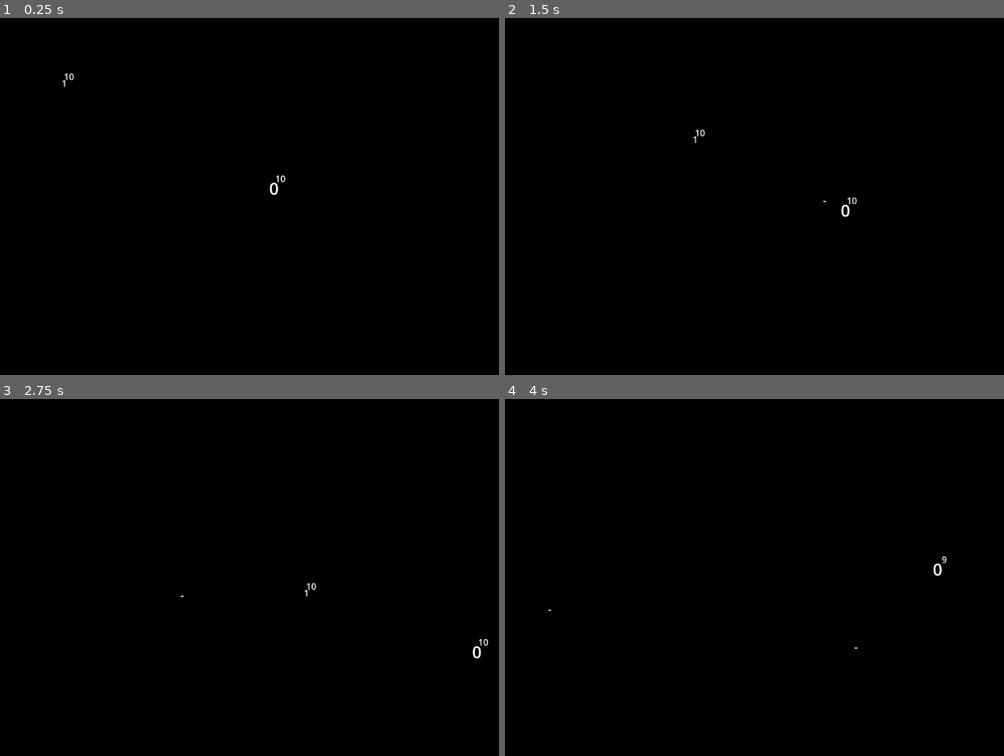
Above: before the commit, frames 1-4 (two rows, left to right).
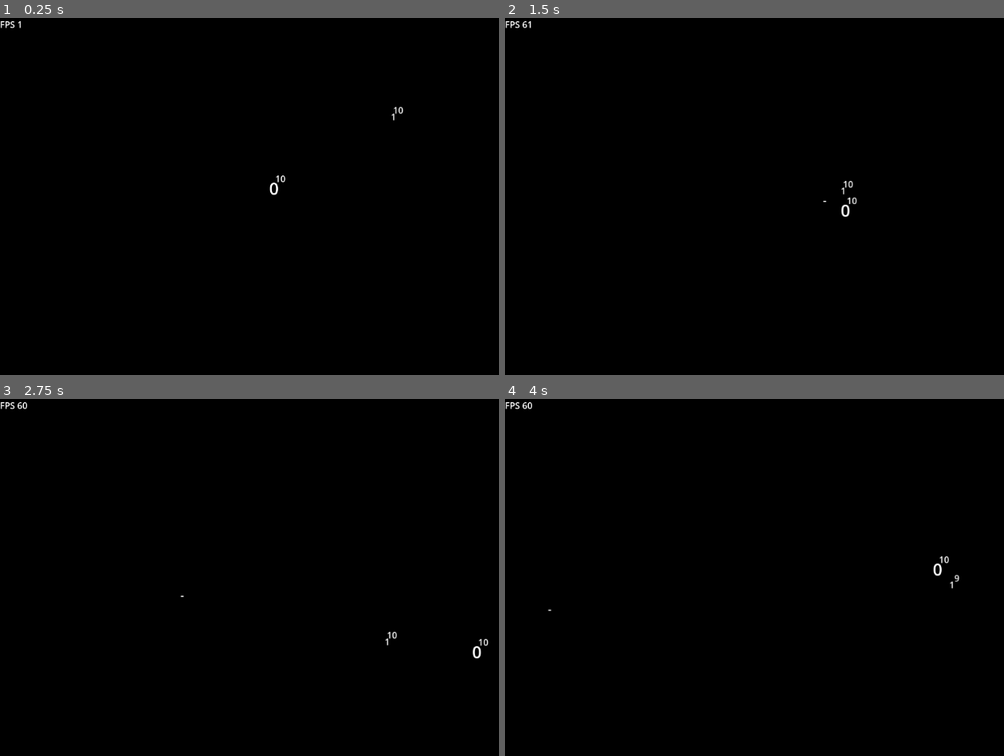
Above: after the commit, the same moments.

Repository: sentinelle28/game_jam_power
Game: Godot game, scene res://scene/gameplay_scene/gameplay_scene.tscn
Same seed, same stepped clock (60 frames per second), same inputs: the game is played once before the commit and once after it. The project has no main scene, so this scene is started directly.
Inputs (mouse positions are in pixels of both pictures, inside the frame that each line leads up to):
- Up to frame 1 (0.25 s): no input
- Up to frame 2 (1.5 s): move the mouse to (964, 178) at 0.52 s; hold Right (ui_right) 0.53-1.28 s; tap Shift (dash) at 0.6 s; move the mouse to (694, 214) at 1.27 s; hold Down (ui_down) from 1.28 s (still down); click (694, 214) at 1.35 s
- Up to frame 3 (2.75 s): move the mouse to (384, 498) at 2.02 s; release Down (ui_down) at 2.03 s; hold Right (ui_right) from 2.03 s (still down); tap Shift (dash) at 2.1 s
- Up to frame 4 (4 s): move the mouse to (789, 648) at 2.77 s; release Right (ui_right) at 2.78 s; hold Up (ui_up) 2.78-3.53 s; click (789, 648) at 2.85 s; move the mouse to (outside the picture) at 3.52 s; hold Left (ui_left) from 3.53 s (still down); tap Shift (dash) at 3.6 s

The runs differ from the first frame. In frame 1, 0.1% of the frame differs, in the area x 0-81%, y 0-29%; in frame 2, 0.1%; in frame 3, 0.1%, in the area x 0-80%, y 0-70%; in frame 4, 0.1%.

Commit message:
added bullet size

Diff:
--- a/autoload/player_stats/playerstats.gd
+++ b/autoload/player_stats/playerstats.gd
@@ -10,3 +10,4 @@
 var crit_change:int = 0
 var crit_damage:float = 2.0
 var shooting_cooldown:float = 0.5
+var bullet_size:int = 1
--- /dev/null
+++ b/autoload/xp/player_xp.gd
@@ -0,0 +1,4 @@
+extends Node
+
+
+var xp:int = 0
--- a/c_actor/enemy/first_enemy.tscn
+++ b/c_actor/enemy/first_enemy.tscn
@@ -9,6 +9,7 @@
 [node name="BaseEnemy" type="Area2D"]
 collision_layer = 2
 script = ExtResource("1_e4utm")
+speed = 150
 
 [node name="Label" type="Label" parent="."]
 offset_left = -20.0
--- a/c_actor/player/player.gd
+++ b/c_actor/player/player.gd
@@ -10,6 +10,8 @@
 @export var dash_mult:float = 2.0
 @export var dash_invicibility_frame:float = 0.5
 @export var dash_recovery:float = 1.0
+
+@export var bullet_size:int = 1
 
 #to add
 @export var crit_change:int = 0
--- a/component/base_actor/actor_class.gd
+++ b/component/base_actor/actor_class.gd
@@ -2,11 +2,12 @@
 
 class_name BaseActor
 @onready var health_component:HealthComponent = $HealthComponent
+@export_category("actor")
 @export var is_invicible:bool = false
 @export var speed:int = 200
-var current_acceleration:float = 1.0
 @export var max_acceleration:float = 1.0
 
+var current_acceleration:float = 1.0
 func _take_damage(damage:int )->void:
 	if not is_invicible:
 		health_component._take_damage(damage)
--- a/component/bullet_creator/bullet_creator.gd
+++ b/component/bullet_creator/bullet_creator.gd
@@ -3,9 +3,11 @@
 class_name BulletCreator
 @export var bullet_ref:PackedScene
 @export var radius:int = 10
+@onready var bullet_size:int = get_parent().bullet_size
 
 func _shoot(direction:Vector2)->void:
 	var new_child:Bullet = bullet_ref.instantiate()
 	StockerRef.get_bullet_stocker().add_child(new_child)
 	new_child.global_position = global_position + radius*direction
 	new_child._set_direction(direction)
+	new_child.scale *= bullet_size
--- a/component/enemy/base_enemy.gd
+++ b/component/enemy/base_enemy.gd
@@ -1,8 +1,10 @@
 extends BaseActor
 
 class_name BaseEnemy
+@export_category("enemy_related")
+@export var xp_to_drop:int = 1
 func _ready() -> void:
-	health_component.connect("death",_on_death)
+	health_component.connect("death",_death_procedure)
 
 func get_target_point()->Vector2:
 	return StockerRef.get_player().global_position
@@ -17,5 +19,12 @@
 func _move(delta:float)->void:
 	pass
 
+func _death_procedure()->void:
+	_drop_xp()
+	_on_death()
+
+func _drop_xp()->void:
+	PlayerXp.xp += xp_to_drop
+
 func _on_death()->void:
 	call_deferred("queue_free")
--- a/project.godot
+++ b/project.godot
@@ -18,6 +18,7 @@
 
 Playerstats="*res://autoload/player_stats/playerstats.gd"
 StockerRef="*res://autoload/stocker_ref/stocker_ref.gd"
+PlayerXp="*res://autoload/xp/player_xp.gd"
 
 [input]
 
--- a/scene/gameplay_scene/gameplay_scene.gd
+++ b/scene/gameplay_scene/gameplay_scene.gd
@@ -10,3 +10,6 @@
 func _on_area_2d_area_entered(area: Area2D) -> void:
 	if area is Bullet:
 		area.call_deferred("queue_free")
+
+func _process(_delta: float) -> void:
+	$Label.set_text("FPS %d" % Engine.get_frames_per_second())
--- a/scene/gameplay_scene/gameplay_scene.tscn
+++ b/scene/gameplay_scene/gameplay_scene.tscn
@@ -45,7 +45,13 @@
 position = Vector2(1184, 320)
 shape = SubResource("RectangleShape2D_6vlyy")
 
-[node name="BaseEnemy" parent="." instance=ExtResource("3_ifkq6")]
-position = Vector2(72, 96)
+[node name="enemy_stocker" type="Node2D" parent="."]
+
+[node name="BaseEnemy" parent="enemy_stocker" instance=ExtResource("3_ifkq6")]
+position = Vector2(744, 160)
+
+[node name="Label" type="Label" parent="."]
+offset_right = 40.0
+offset_bottom = 23.0
 
 [connection signal="area_entered" from="bullet_boundary" to="." method="_on_area_2d_area_entered"]
